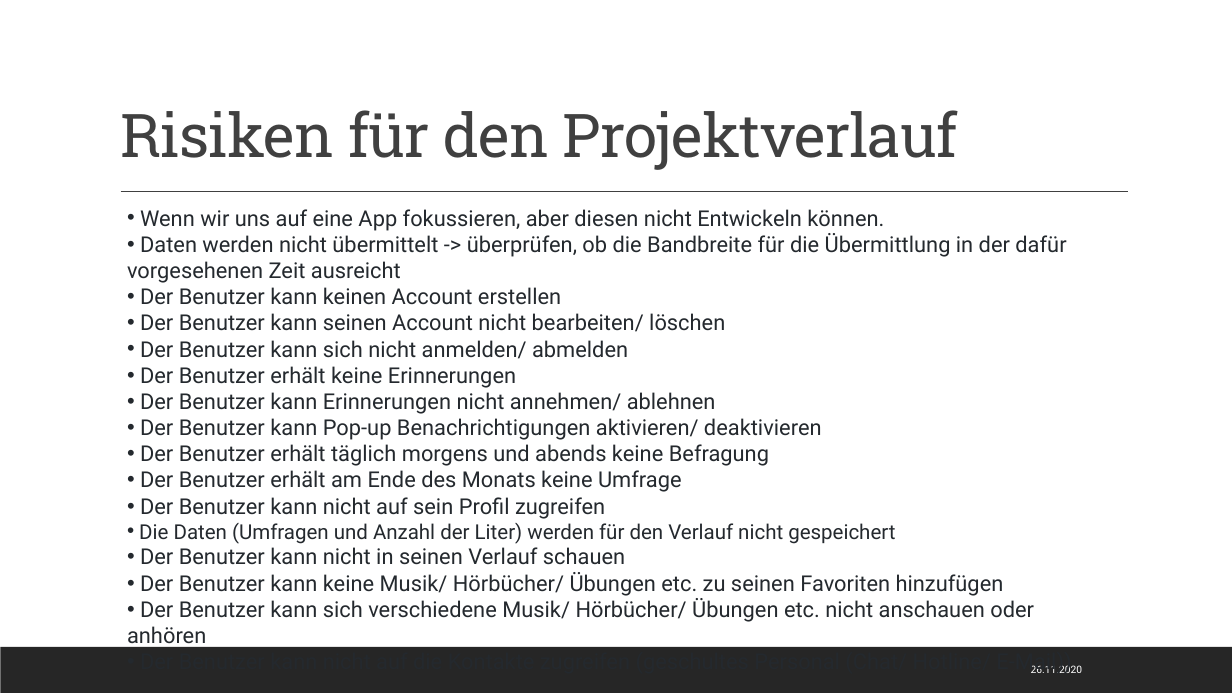
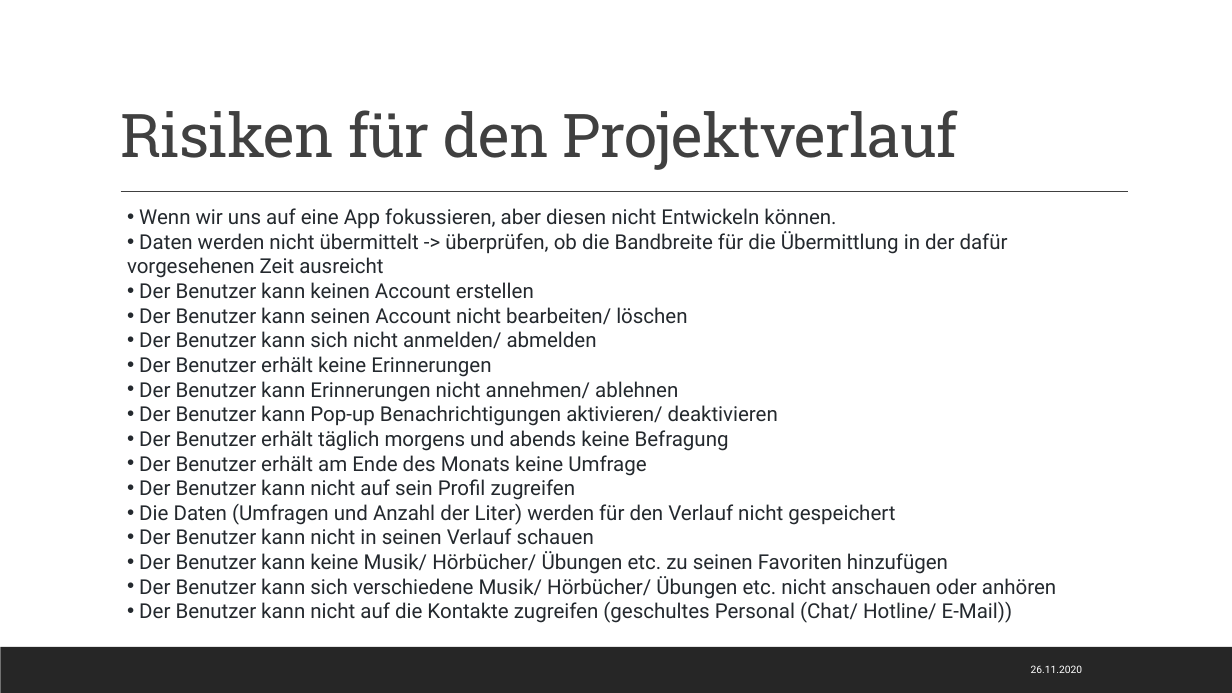
Before and after one commit to Kplacken/EPWS2020SerttasPlackenhohn, a slide deck: slide 14 of Audit 1/WS2020_SerttasPlackenhohn_Audit1.pptx. Drawn at 1232x693 pixels with LibreOffice and Linux fonts; fonts in the diff are those of the drawing. Boxes give left, top, right and bottom in pixels: in the first picture for what was removed or moved away, otherwise in the second. Text is boxed around its words. In the diff, an @@ line names an element or a change of style, - is before the commit and + after.

```diff
--- a/Audit 1/WS2020_SerttasPlackenhohn_Audit1.pptx
+++ b/Audit 1/WS2020_SerttasPlackenhohn_Audit1.pptx
@@ text at (x1=127, y1=208, x2=1056, y2=623): size 17 to 16 pt @@
```
Also in this commit, not shown: 2 other slides changed.
